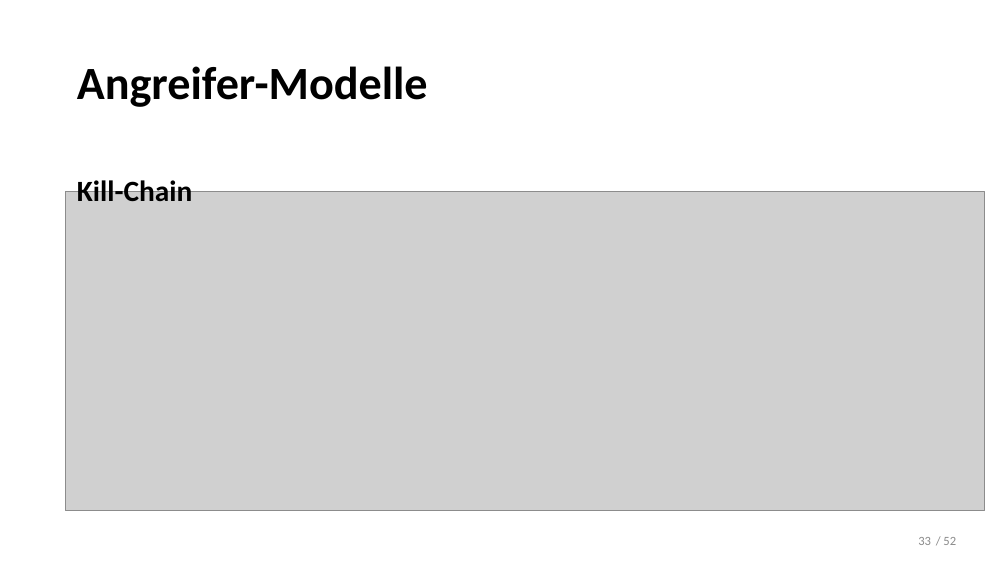
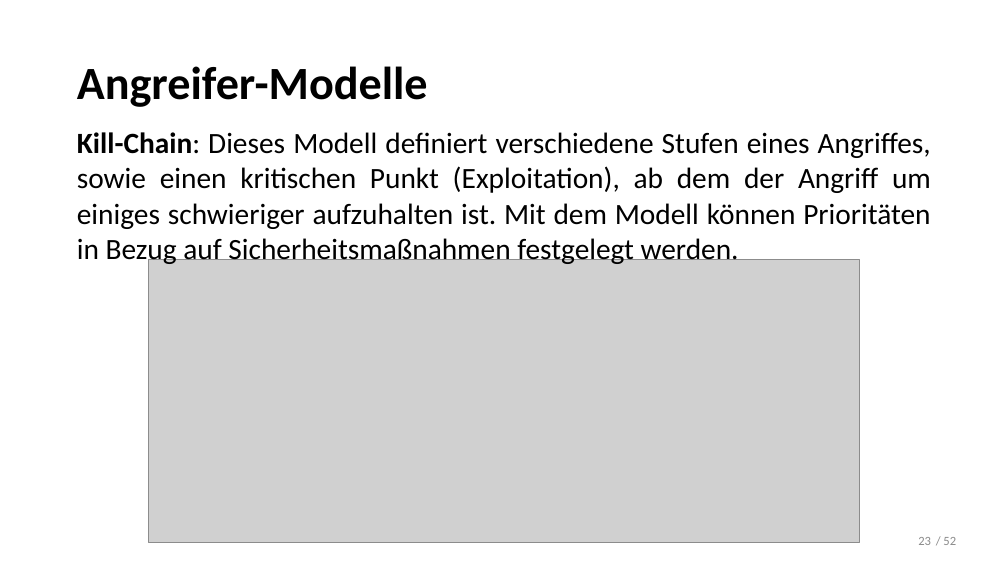
Before and after one commit to LennartDuemke/Sicherheit, a slide deck: slide 23 of Risikomanagement.pptx (slide 33 before the commit). Drawn at 1008x567 pixels with LibreOffice and Linux fonts; fonts in the diff are those of the drawing; grey boxes stand for pictures. Boxes give left, top, right and bottom in pixels: in the first picture for what was removed or moved away, otherwise in the second. Text is boxed around its words. In the diff, an @@ line names an element or a change of style, - is before the commit and + after.

```diff
--- a/Risikomanagement.pptx
+++ b/Risikomanagement.pptx
@@ text at <box>77,132,931,267</box>: text changed; bold off @@
-Kill-Chain
+Kill-Chain: Dieses Modell definiert verschiedene Stufen eines Angriffes, sowie einen kritischen Punkt (Exploitation), ab dem der Angriff um einiges schwieriger aufzuhalten ist. Mit dem Modell können Prioritäten in Bezug auf Sicherheitsmaßnahmen festgelegt werden.
@@ picture: place and size @@
-picture at <box>65,192,985,511</box>
+picture at <box>148,259,859,542</box>
```
Also in this commit, not shown: 7 other slides changed, 2 slides added, 1 other file.
